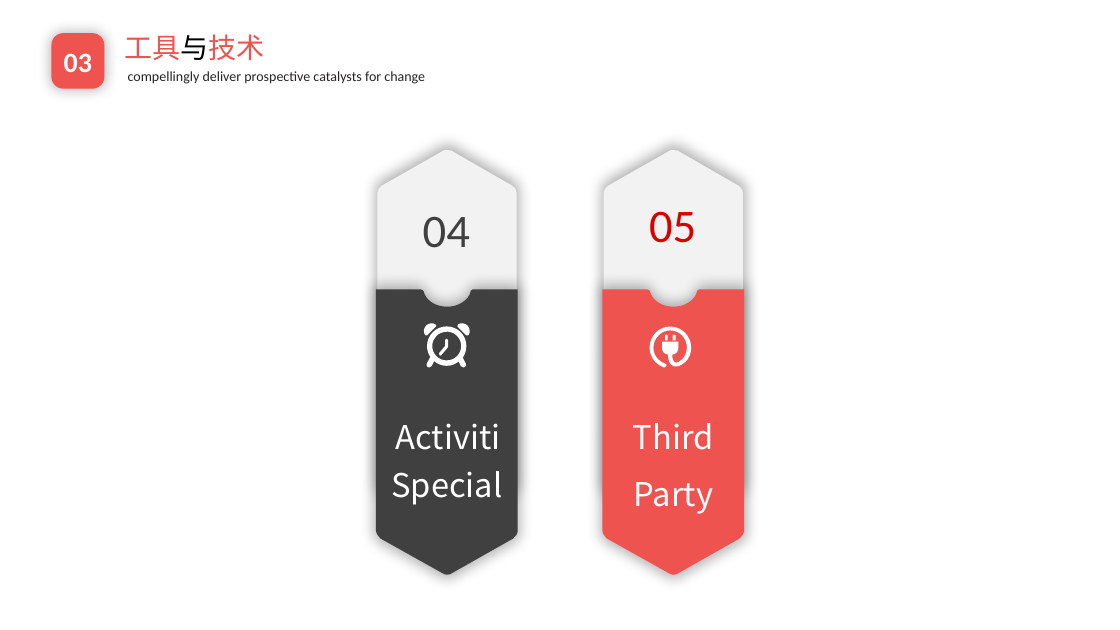
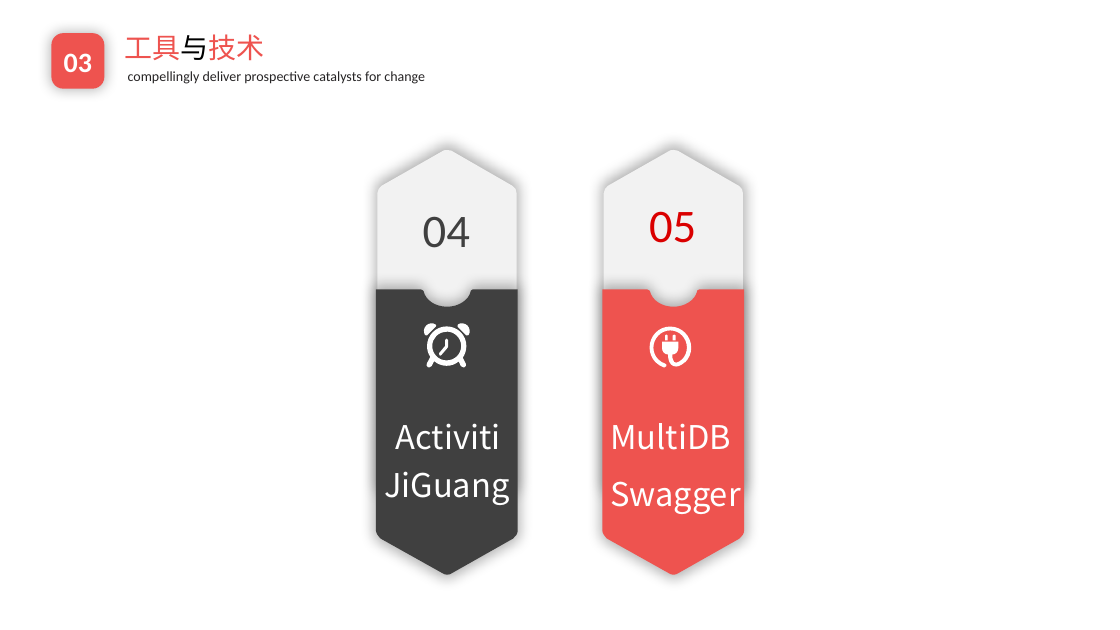
Before and after one commit to EnInternalChat/se2017, a slide deck: slide 9 of doc/个人汇报-陈潢.pptx (slide 8 before the commit). Drawn at 1120x630 pixels with LibreOffice and Linux fonts; fonts in the diff are those of the drawing; background and template pictures are left out. Boxes give left, top, right and bottom in pixels: in the first picture for what was removed or moved away, otherwise in the second. Text is boxed around its words. In the diff, an @@ line names an element or a change of style, - is before the commit and + after.

```diff
--- a/doc/个人汇报-陈潢.pptx
+++ b/doc/个人汇报-陈潢.pptx
@@ text at [610, 423, 731, 450]: text changed @@
-Third
+MultiDB
@@ text at [384, 471, 509, 505]: text changed @@
-Special
+JiGuang
@@ text at [610, 481, 741, 514]: text changed @@
-Party
+Swagger
```
Also in this commit, not shown: 9 other slides changed, 3 slides added, 36 slides removed, 1 other file.
